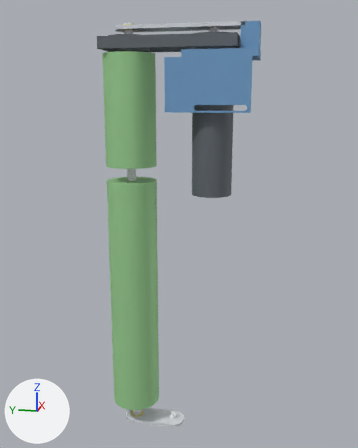
Renders of the glTF model cad/advantagescope/Robot_BIOBUZZ/model_1.glb from each side of a commit.
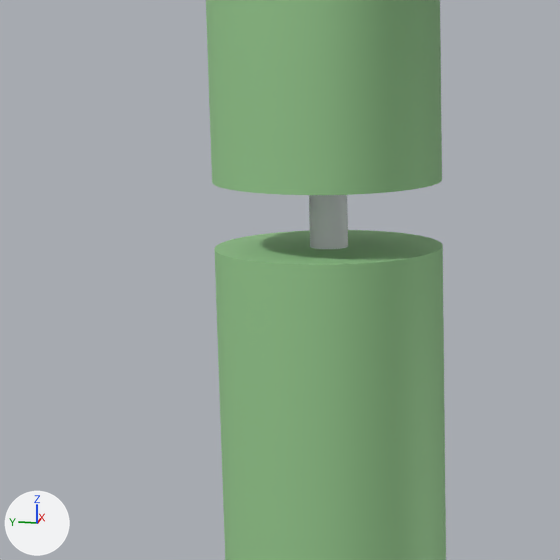
Each version appears first whole from a 50 mm lens placed at (-0.24, -0.223, 0.133), pointed at (0.201, -0.135, 0.023), and next in a close-up on the part from 17% to 51% of the width and 28% to 56% of the height. Lighting does not change. The marker at lower left points along +X, +Y and +Z. The older version's two pictures come first. Vertices at exactly the same position are counted once.

Objects in the first close-up: 'part_0', 'part_1'.
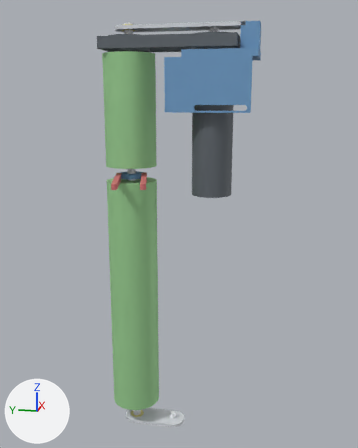
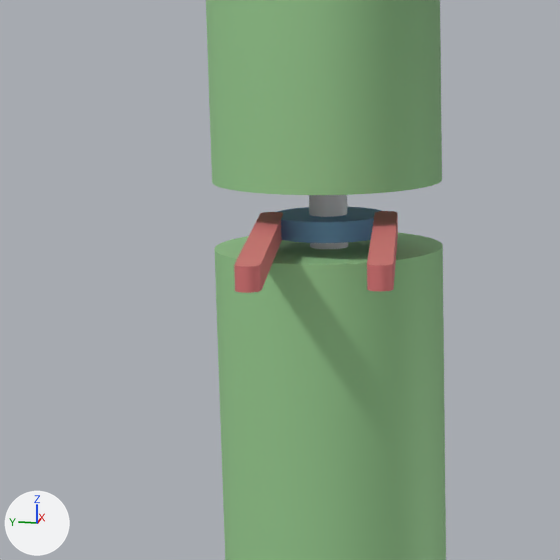
The change, as a diff of the scene's bpy script:
```diff
--- a/cad/advantagescope/Robot_BIOBUZZ/model_1.glb.py
+++ b/cad/advantagescope/Robot_BIOBUZZ/model_1.glb.py
@@ mat_material_6 @@
+mat_material_6 = principled_material('Material_6')
+mat_material_6.base_color = (0.749, 0.2, 0.2)  # pink #e07c7c
+mat_material_6.metallic = 0.2
+mat_material_6.roughness = 0.6
@@ me_part_5 @@
 # used by ob_part_5; location = (0.0, 0.0, 0.0)
-me_part_5.from_pydata(...)  # 441 vertices, 886 faces; spans x 0.192..0.2414, y -0.2025..-0.1238, z 0.124..0.1983
+me_part_5.from_pydata(...)  # 537 vertices, 1074 faces; spans x 0.192..0.2414, y -0.2025..-0.0731, z 0.0622..0.1983
+# me_part_5 part 1: a new loose piece of 96 vertices spanning x 0.2054..0.2294, y -0.0971..-0.0731, z 0.0622..0.0665, in mat_material_5 (blue #74a4ce)
 me_part_5.materials.append(mat_material_5)
@@ me_part_6 @@
+me_part_6.from_pydata(...)  # 200 vertices, 392 faces; spans x 0.1471..0.2228, y -0.1156..-0.0711, z 0.062..0.0668
+me_part_6.materials.append(mat_material_6)  # pink #e07c7c
@@ ob_part_6 @@
+ob_part_6 = bpy.data.objects.new('part_6', me_part_6)
+ob_part_6.location = (0.0, 0.0, 0.0)
```

Changed parts and their boxes [x1, y1, x2, y2] in the close-ups (560 x 560 px):
'part_6', added (pink): after [234, 211, 398, 293]
'part_5', reshaped (not visible before): after [277, 207, 381, 243]
